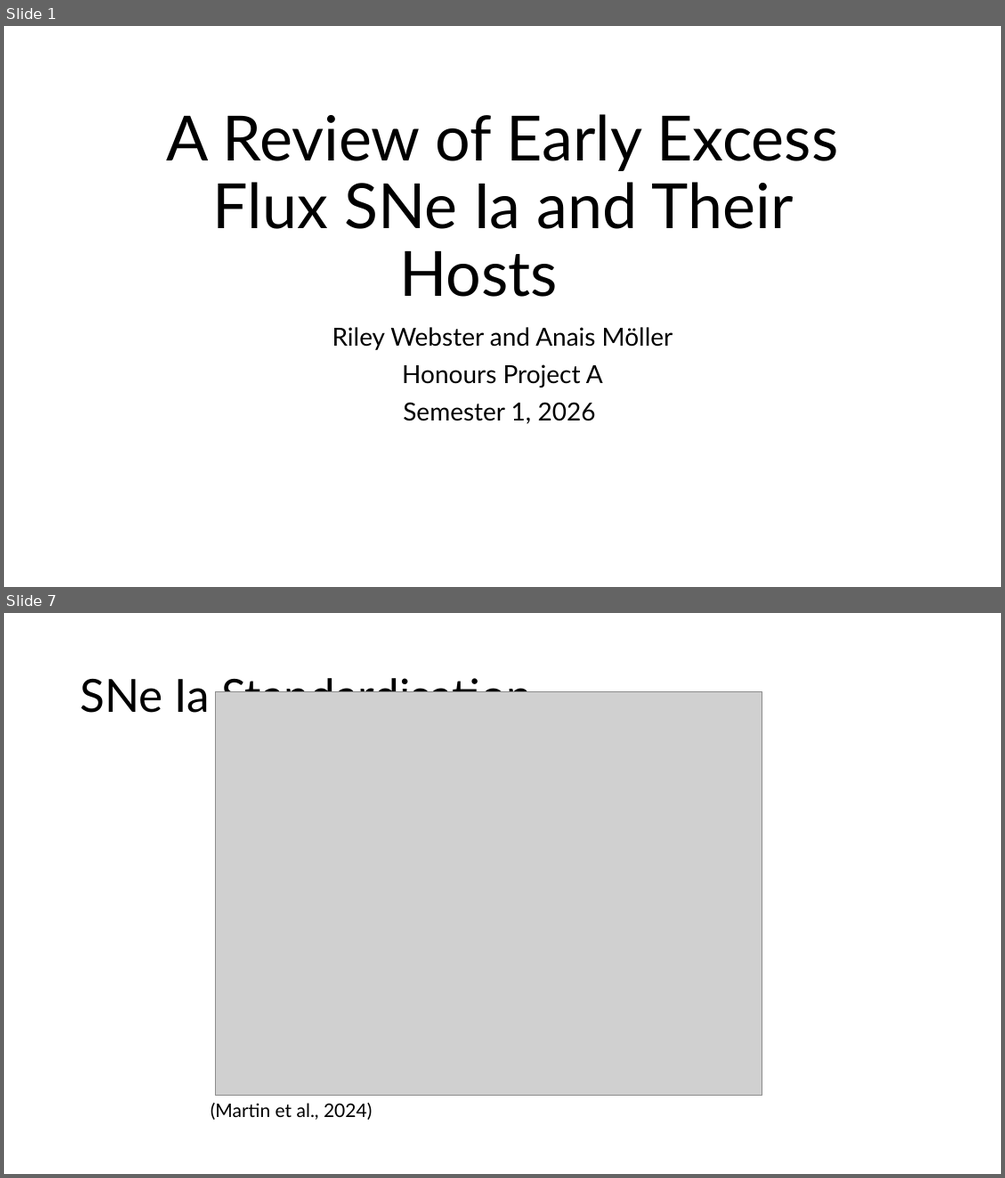
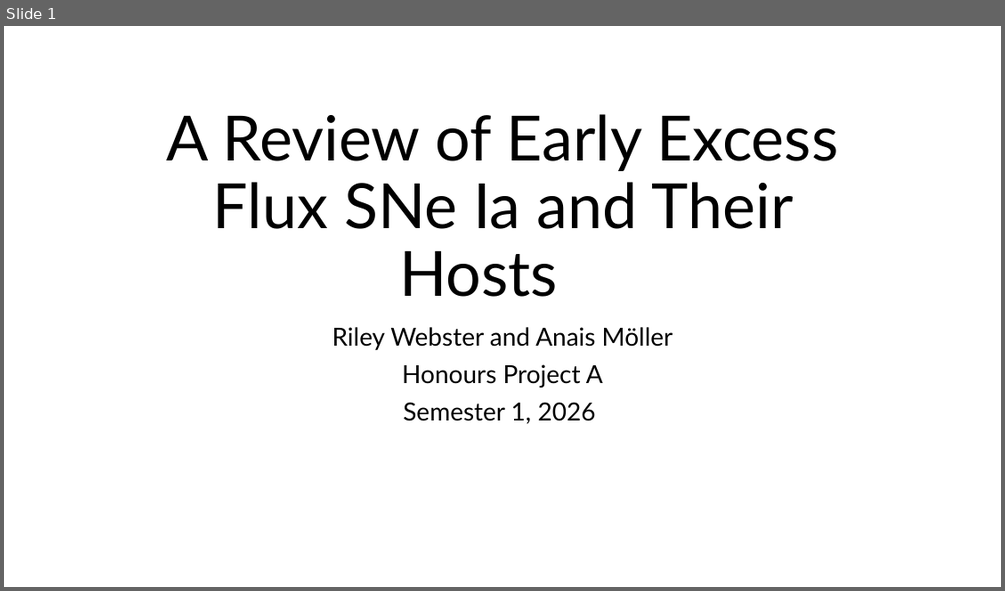
Before and after one commit to Webd0g/Honours_Project, a slide deck: Oral_presentation/Oral_Presentation.pptx. Shown one above the other, each under a label of ours: slides 1 and 7 before the commit, slide 1 after it; the slides between them are not shown. The pictures are 1005x1178 and 1005x591 pixels, drawn with LibreOffice and Linux fonts; fonts in the diff are those of the drawing; grey boxes stand for pictures; background and template pictures are left out. Boxes give left, top, right and bottom in pixels: in the first picture for what was removed or moved away, otherwise in the second. Text is boxed around its words. In the diff, an @@ line names an element or a change of style, - is before the commit and + after.

```diff
--- a/Oral_presentation/Oral_Presentation.pptx
+++ b/Oral_presentation/Oral_Presentation.pptx
@@ slide 7 removed at <box>4,613,1001,1174</box>, background picture (left out) @@
@@ title removed at <box>80,672,532,713</box> @@
-SNe Ia Standardisation
@@ picture removed at <box>215,691,761,1095</box> @@
@@ text removed at <box>210,1103,372,1119</box> @@
-(Martin et al., 2024)
```
Also in this commit, not shown: 4 slides changed, 4 slides added, 7 other slides removed, 12 other files.
